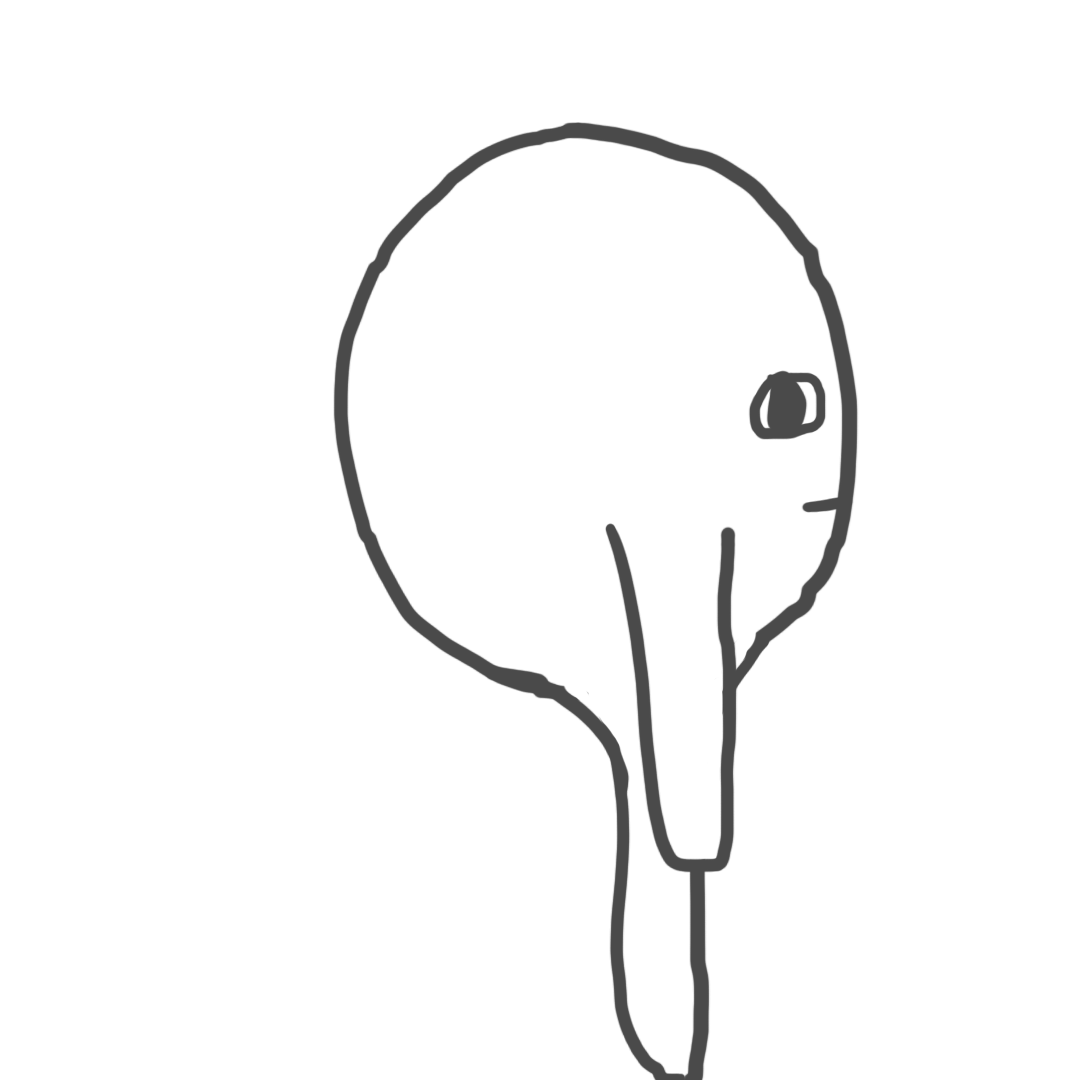
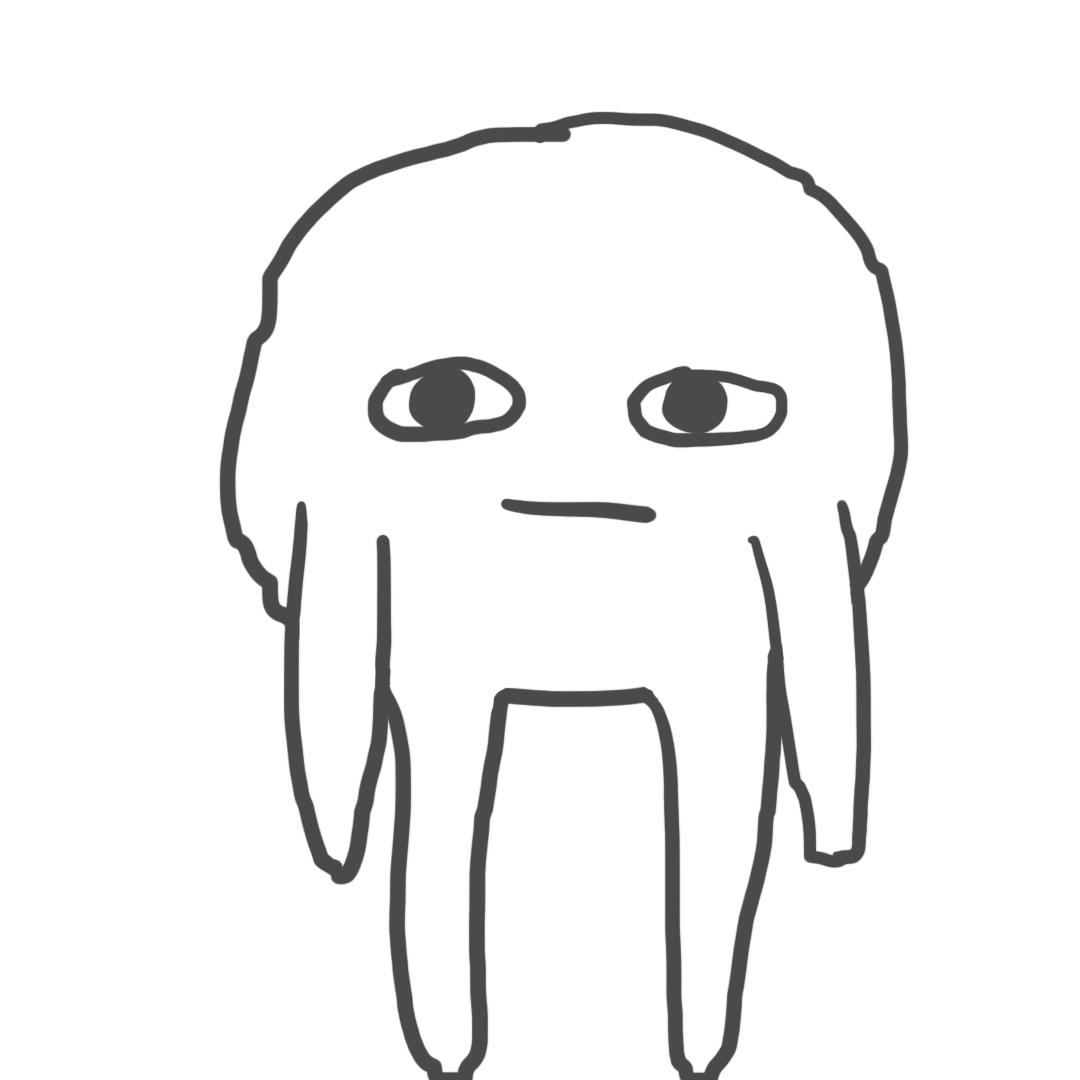
Comparing the layer stacks of the two 1080x1080 images. Changes:
hid "レイヤー 8" over [748,370,854,513]
hid "レイヤー 7" over [605,523,738,873]
hid "レイヤー 6" over [484,636,771,1080]
hid "レイヤー 5" over [333,122,859,702]
showed "レイヤー 4" over [366,356,789,524]
showed "レイヤー 3" over [218,111,910,1080]
